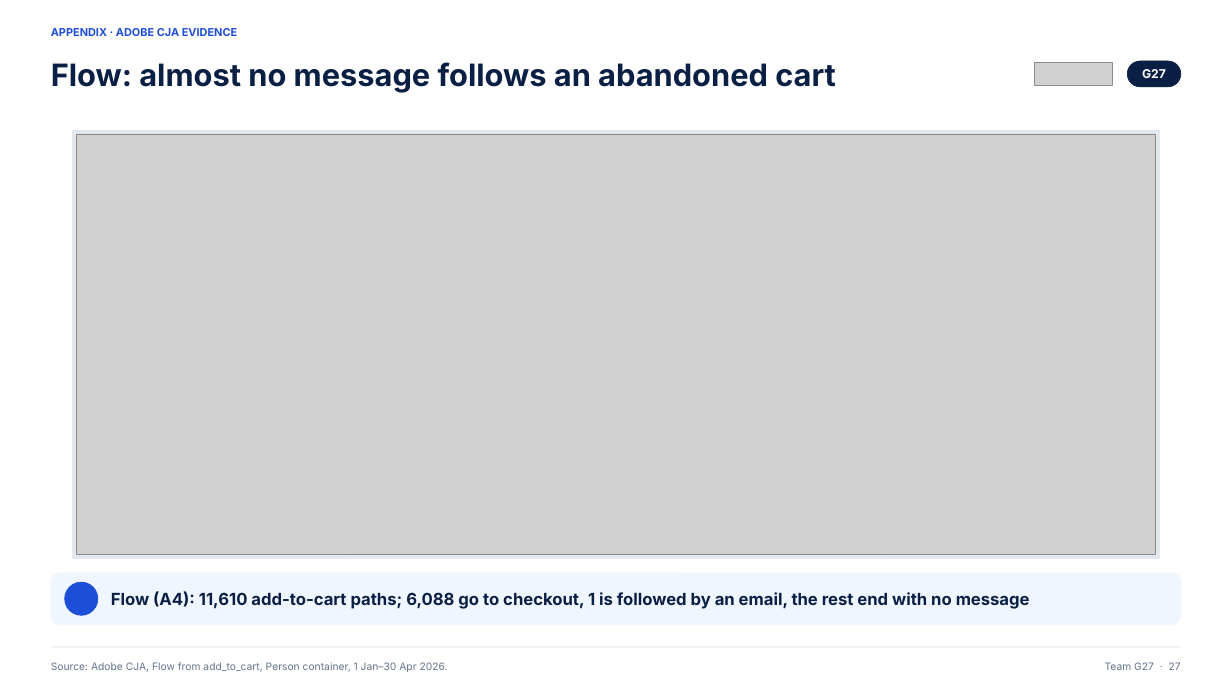
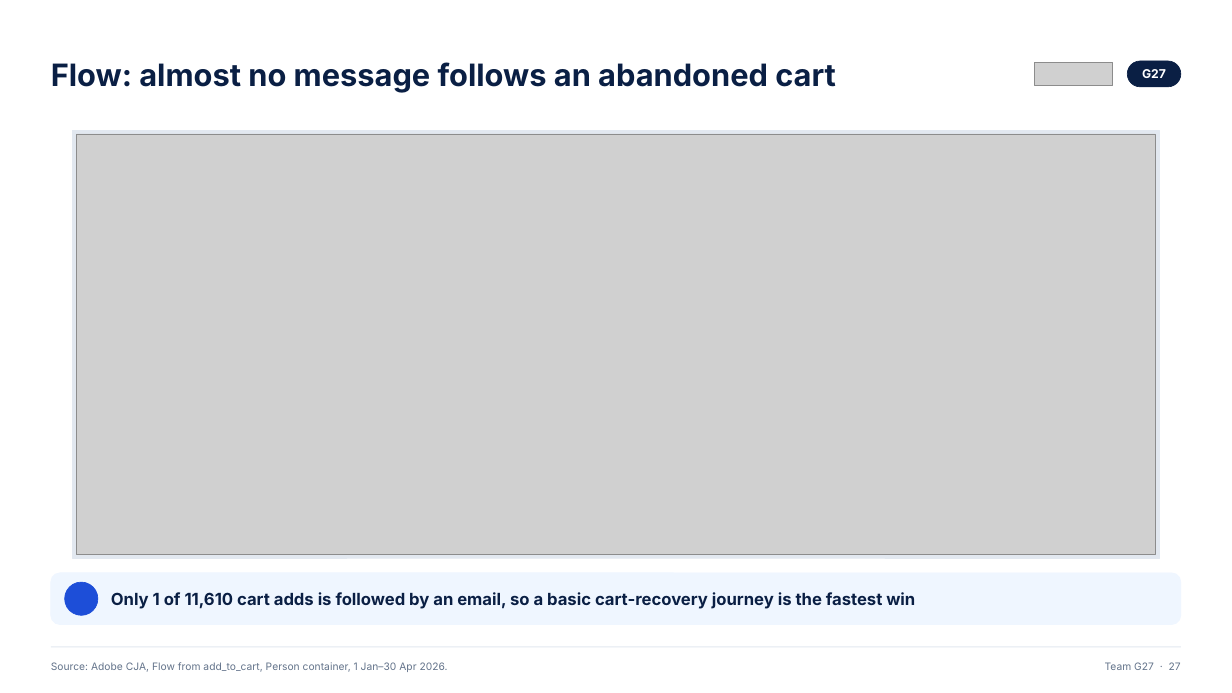
Before and after one commit to ANNYM25/Quince, a slide deck: slide 27 of deck/Team G27.pptx. Drawn at 1232x693 pixels with LibreOffice and Linux fonts; fonts in the diff are those of the drawing; grey boxes stand for pictures; background and template pictures are left out. Boxes give left, top, right and bottom in pixels: in the first picture for what was removed or moved away, otherwise in the second. Text is boxed around its words. In the diff, an @@ line names an element or a change of style, - is before the commit and + after.

```diff
--- a/deck/Team G27.pptx
+++ b/deck/Team G27.pptx
@@ text removed at <box>51,28,237,36</box> @@
-APPENDIX · ADOBE CJA EVIDENCE
@@ text at <box>111,592,915,609</box>: text changed @@
-Flow (A4): 11,610 add-to-cart paths; 6,088 go to checkout, 1 is followed by an email, the rest end with no message
+Only 1 of 11,610 cart adds is followed by an email, so a basic cart-recovery journey is the fastest win
```
Also in this commit, not shown: 26 other slides changed, 3 other files.
